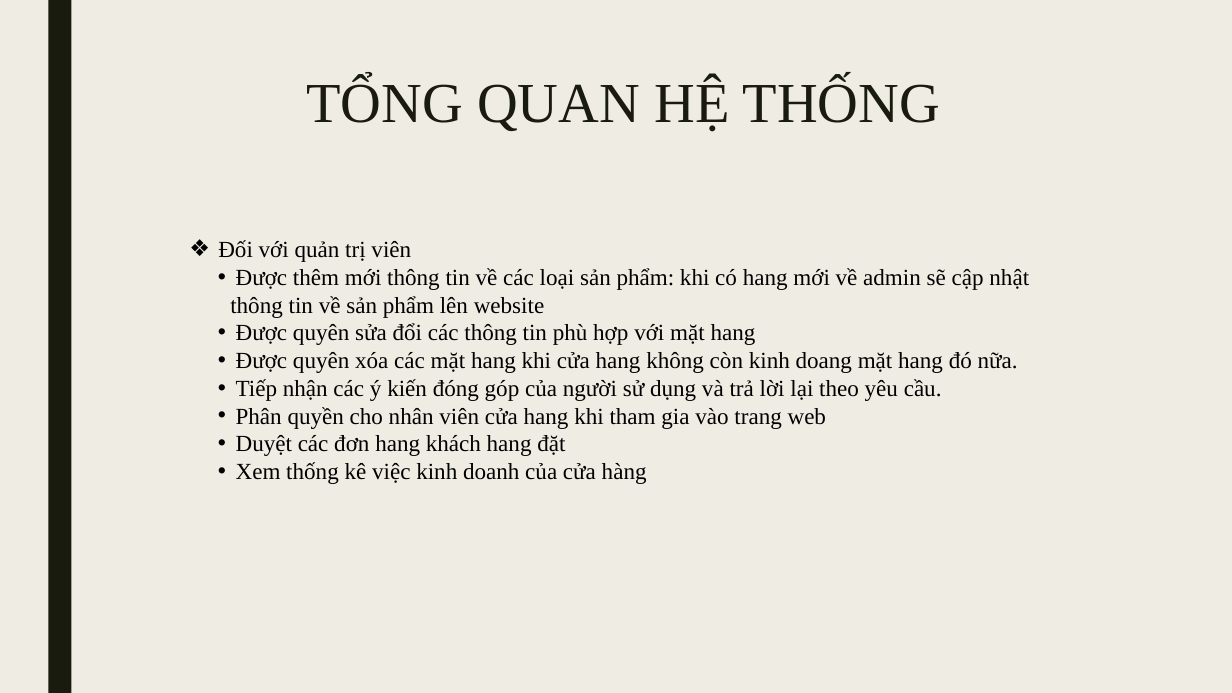
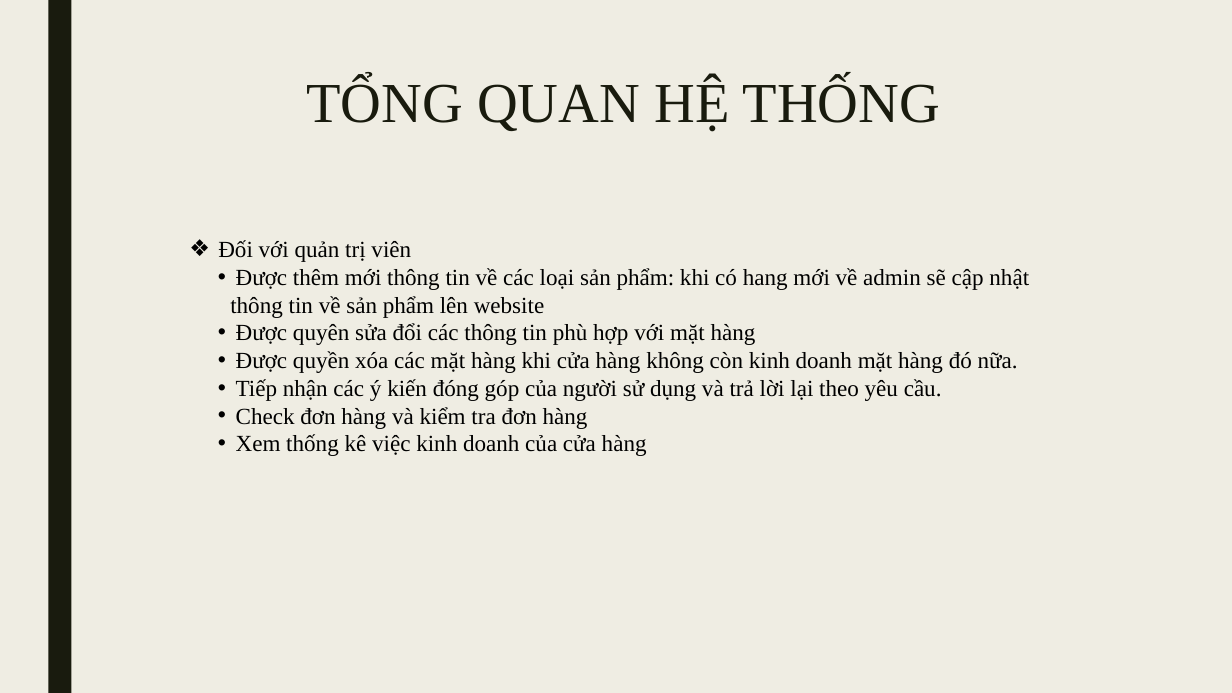
Before and after one commit to thangzjm99/client_server, a slide deck: slide 5 of BanDoNoiThat/Website-bán-đồ-nội-thất.pptx. Drawn at 1232x693 pixels with LibreOffice and Linux fonts; fonts in the diff are those of the drawing. Boxes give left, top, right and bottom in pixels: in the first picture for what was removed or moved away, otherwise in the second. Text is boxed around its words. In the diff, an @@ line names an element or a change of style, - is before the commit and + after.

```diff
--- a/BanDoNoiThat/Website-bán-đồ-nội-thất.pptx
+++ b/BanDoNoiThat/Website-bán-đồ-nội-thất.pptx
@@ text at (x1=236, y1=323, x2=1018, y2=373): text changed @@
-• Được quyên sửa đổi các thông tin phù hợp với mặt hang
-• Được quyên xóa các mặt hang khi cửa hang không còn kinh doang mặt hang đó nữa.
+• Được quyên sửa đổi các thông tin phù hợp với mặt hàng
+• Được quyền xóa các mặt hàng khi cửa hàng không còn kinh doanh mặt hàng đó nữa.
@@ text at (x1=236, y1=407, x2=588, y2=429): text changed @@
-• Phân quyền cho nhân viên cửa hang khi tham gia vào trang web
-• Duyệt các đơn hang khách hang đặt
+• Check đơn hàng và kiểm tra đơn hàng
```
Also in this commit, not shown: 2 other slides changed, 12 other files.
